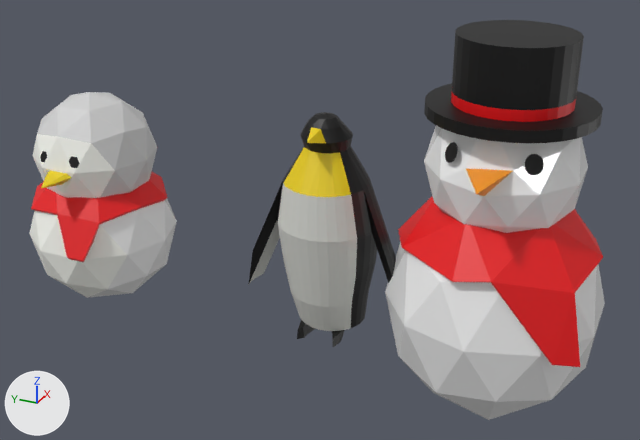
Two versions of the Blender file src/models/defaultP.blend, one commit apart.
Camera for both pictures: a camera (50 mm lens) standing at (-6.51, -1.2, 4.24) and looking at (0.03, 1.74, 0.97). Lighting does not change. The marker at lower left points along +X, +Y and +Z.
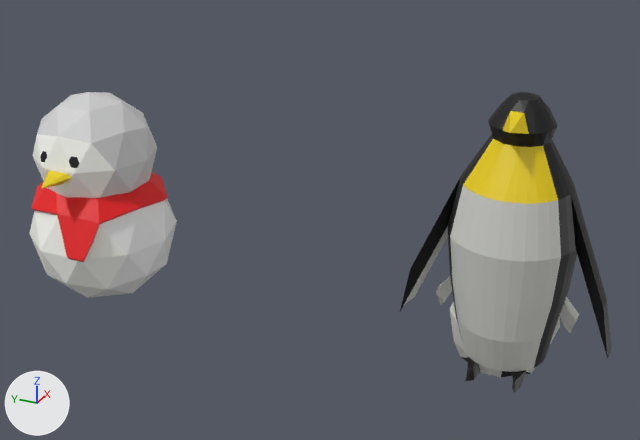
Pixel boxes (x1, y1, x2, y2) of what changed, in the pictures (640 x 440 px):
'Cylinder', moved, rescaled (42% wider, 28% taller): before (248, 112, 396, 347); after (400, 92, 611, 393)
'Icosphere.008', hidden: before (385, 241, 605, 420)
'Circle', hidden (black): before (424, 20, 603, 143)
'Icosphere.002', hidden (red): before (398, 196, 603, 367)
'Icosphere.009', hidden: before (424, 125, 588, 233)
'Icosphere.010', hidden (black): before (445, 142, 544, 176)
'Cube.001', unchanged, uncovered by the edit: after (436, 276, 579, 377)

The change, as a diff of the scene's bpy script:
```diff
--- a/src/models/defaultP.blend.py
+++ b/src/models/defaultP.blend.py
@@ ob_cylinder @@
 ob_cylinder = bpy.data.objects.new('Cylinder', me_cylinder)
-ob_cylinder.location = (0.0, 1.578, 0.352)
+ob_cylinder.location = (0.0, 0.0, 0.442)
 ob_cylinder.rotation_euler = (0.0, 0.0, 1.571)  # degrees (0, 0, 90)
-ob_cylinder.scale = (0.364, 0.364, 0.364)
+ob_cylinder.scale = (0.42, 0.42, 0.42)
@@ ob_icosphere_008 @@
 _m = ob_icosphere_008.modifiers.new('Solidify', 'SOLIDIFY')
 _m.thickness = 0.04
+ob_icosphere_008.hide_set(True)  # its collection is switched off
@@ ob_icosphere_009 @@
 ob_icosphere_009.scale = (0.631, 0.631, 0.631)
+ob_icosphere_009.hide_set(True)  # its collection is switched off
@@ ob_circle @@
 ob_circle.scale = (0.663, 0.663, 0.663)
+ob_circle.hide_set(True)  # its collection is switched off
@@ ob_icosphere_010 @@
 ob_icosphere_010.scale = (0.631, 0.631, 0.631)
+ob_icosphere_010.hide_set(True)  # its collection is switched off
@@ ob_icosphere_002 @@
 ob_icosphere_002.scale = (0.663, 0.663, 0.663)
+ob_icosphere_002.hide_set(True)  # its collection is switched off
```
